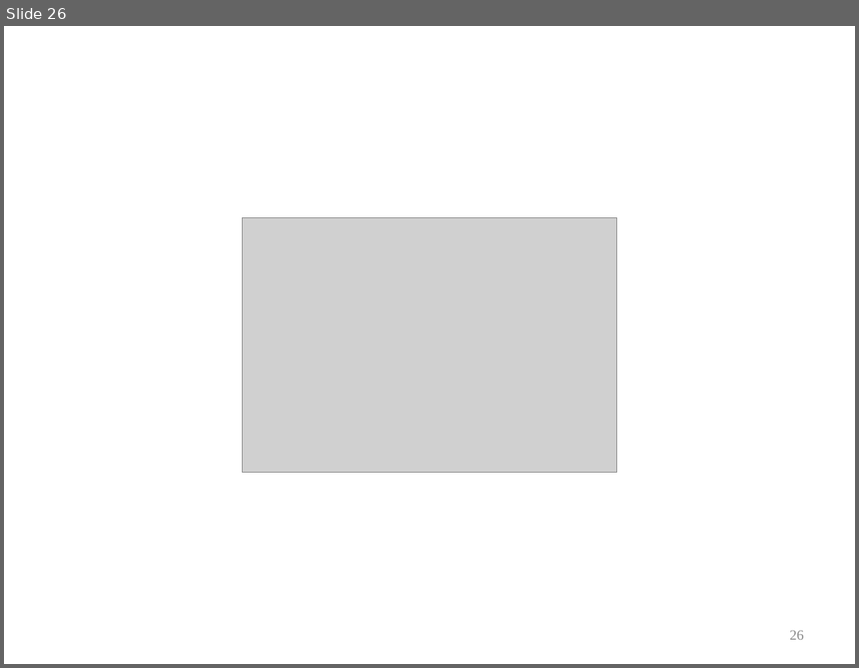
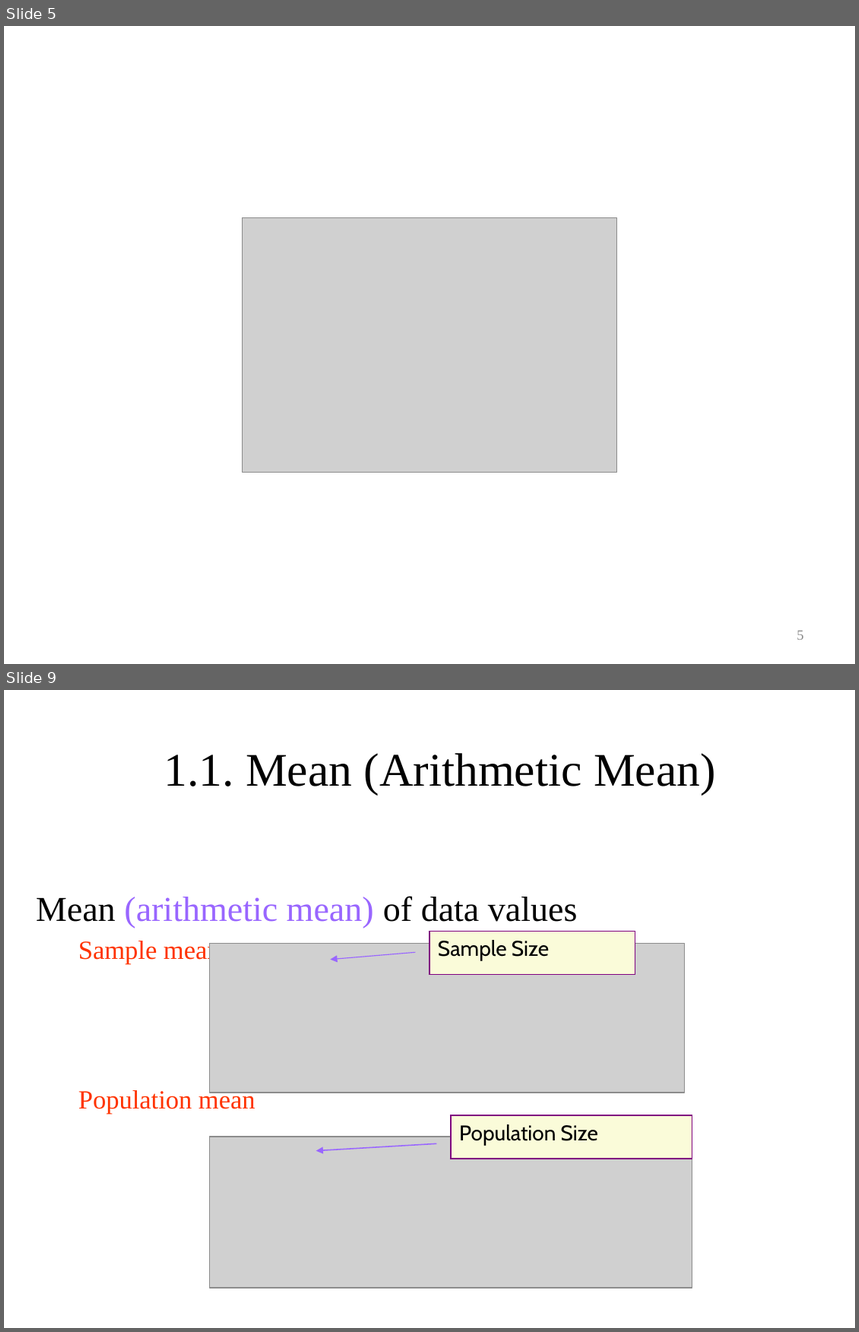
Before and after one commit to coursephd/Statistics_class, a slide deck: Day_2_Why statistics.pptx. Shown one above the other, each under a label of ours: slide 26 before the commit, slides 5 and 9 after it; the slides between them are not shown. The pictures are 859x668 and 859x1332 pixels, drawn with LibreOffice and Linux fonts; fonts in the diff are those of the drawing; grey boxes stand for pictures; background and template pictures are left out. Boxes give left, top, right and bottom in pixels: in the first picture for what was removed or moved away, otherwise in the second. Text is boxed around its words. In the diff, an @@ line names an element or a change of style, - is before the commit and + after.

```diff
--- a/Day_2_Why statistics.pptx
+++ b/Day_2_Why statistics.pptx
@@ slide 9 added at (4,690,855,1328), background #FFFFFF @@
@@ title added at (164,753,716,795), 39.6 pt, text #000000 @@
+1.1. Mean (Arithmetic Mean)
@@ text added at (36,896,578,1113), 29.6 pt, text #FF3300 @@
+Mean (arithmetic mean) of data values
+  Sample mean
+  Population mean
@@ rectangle added at (430,931,636,974), fill #FAFBD9, outline #800080 0.75 pt, 18 pt, text #000000 @@
+Sample Size
@@ picture added at (210,944,685,1093) @@
@@ arrow added from (415, 952) to (330, 960), #9966FF 0.75 pt @@
@@ rectangle added at (451,1116,692,1159), fill #FAFBD9, outline #800080 0.75 pt, 18 pt, text #000000 @@
+Population Size
@@ picture added at (210,1137,693,1288) @@
@@ arrow added from (436, 1144) to (316, 1151), #9966FF 1 pt @@
@@ what was slide 26 is now slide 5 @@
@@ page number at (797,631,804,640): text changed @@
-26
+5
```
Also in this commit, not shown: 5 slides changed, 29 other slides added, 21 slides removed, 12 other files.
